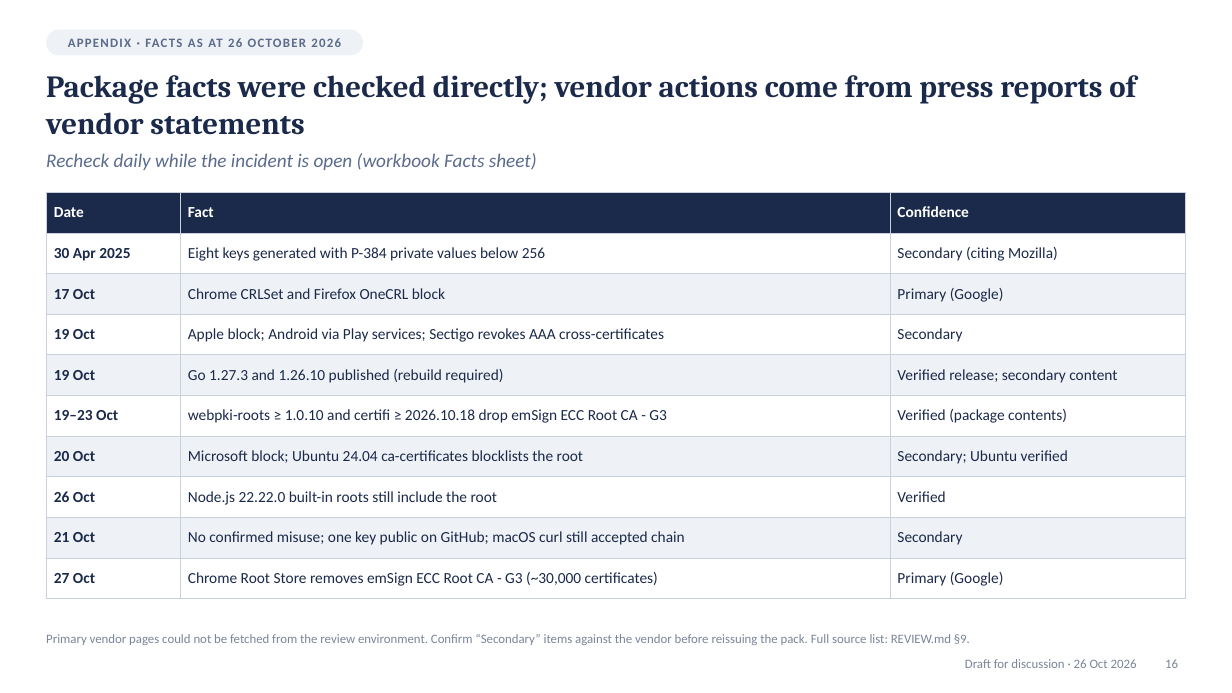
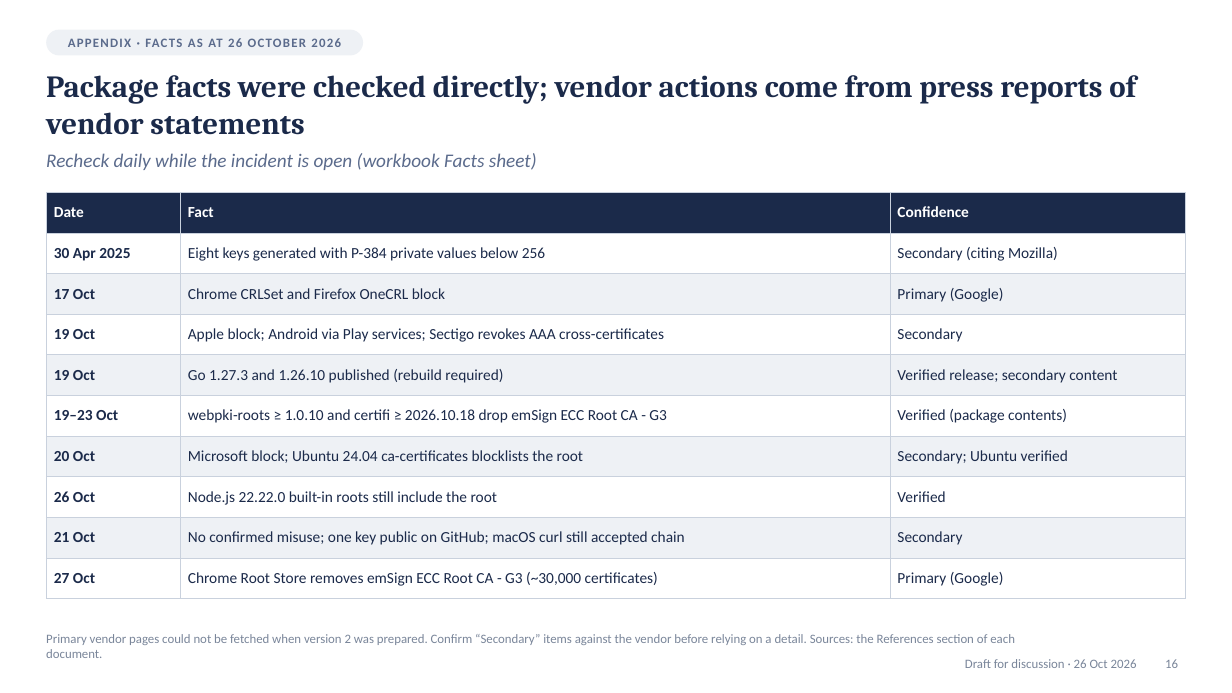
Before and after one commit to jfang88/eMudhraResponse, a slide deck: slide 16 of eMudhra-response-briefing.pptx. Drawn at 1232x693 pixels with LibreOffice and Linux fonts; fonts in the diff are those of the drawing. Boxes give left, top, right and bottom in pixels: in the first picture for what was removed or moved away, otherwise in the second. Text is boxed around its words. In the diff, an @@ line names an element or a change of style, - is before the commit and + after.

```diff
--- a/eMudhra-response-briefing.pptx
+++ b/eMudhra-response-briefing.pptx
@@ text at (46, 634, 1015, 658): text changed @@
-Primary vendor pages could not be fetched from the review environment. Confirm “Secondary” items against the vendor before reissuing the pack. Full source list: REVIEW.md §9.
+Primary vendor pages could not be fetched when version 2 was prepared. Confirm “Secondary” items against the vendor before relying on a detail. Sources: the References section of each document.
```
Also in this commit, not shown: 6 other slides changed, 28 other files.
